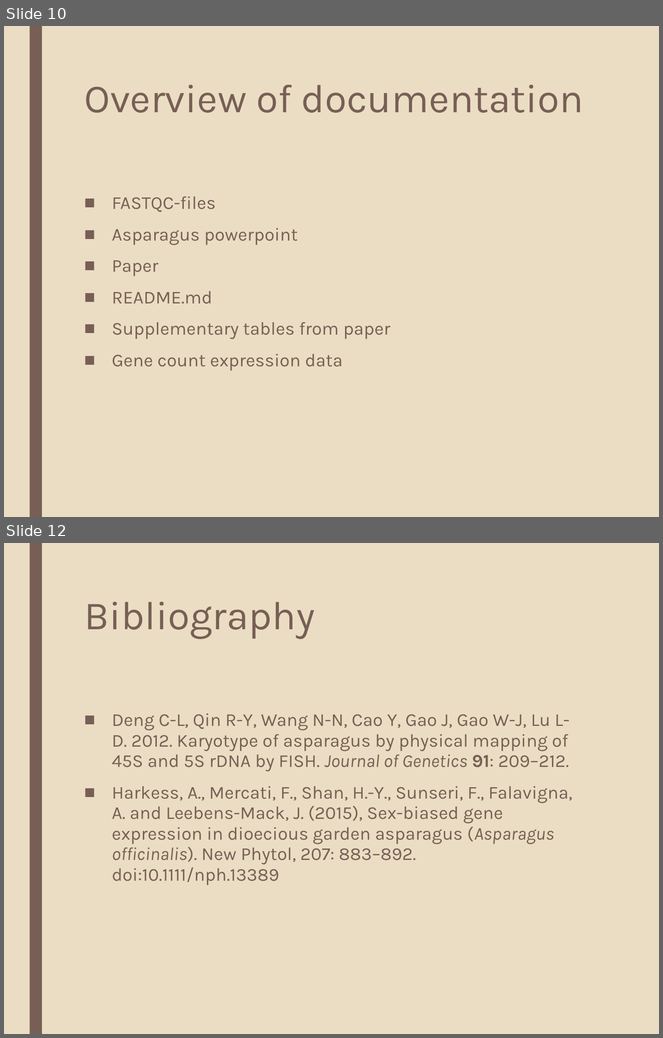
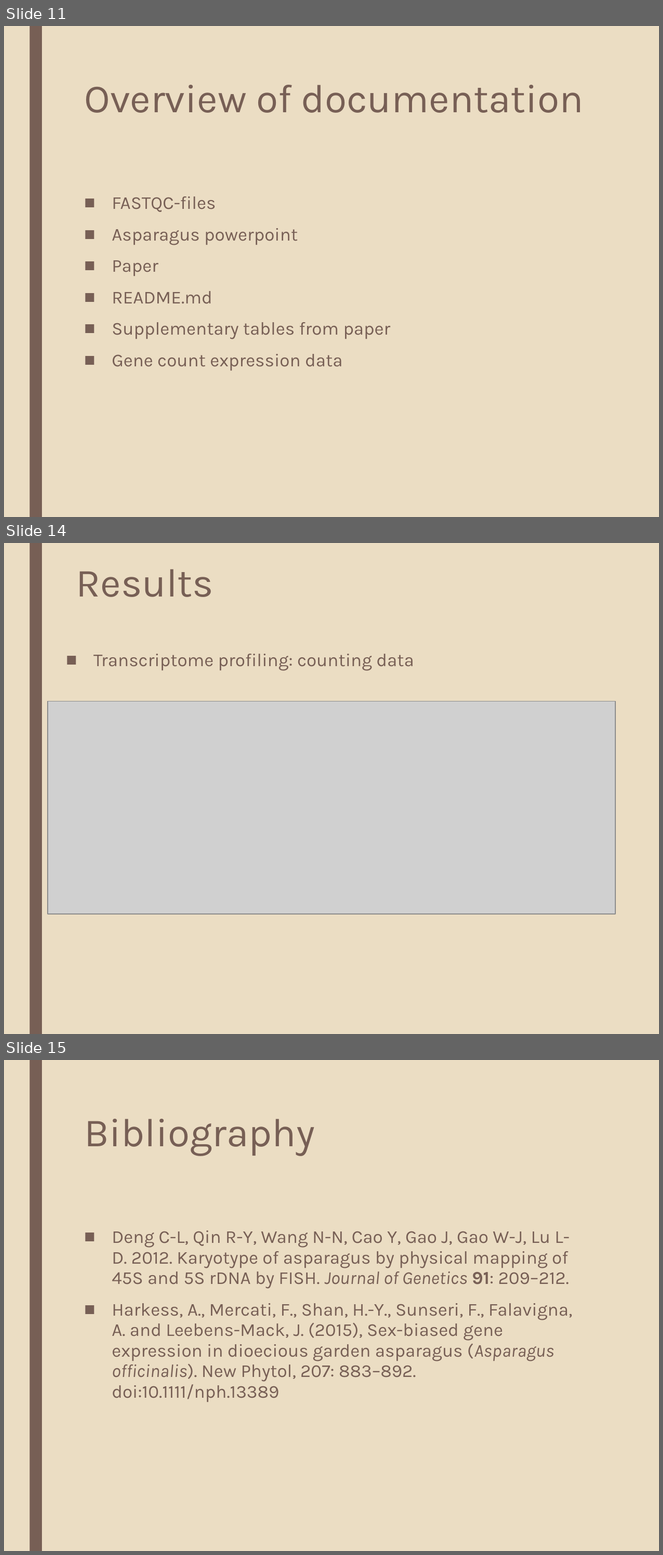
Before and after one commit to katholan/BCB546X-Spring2017_Valerin_final_project, a slide deck: asparagus.pptx. Shown one above the other, each under a label of ours: slides 10 and 12 before the commit, slides 11, 14 and 15 after it; the slides between them are not shown. The pictures are 663x1038 and 663x1555 pixels, drawn with LibreOffice and Linux fonts; fonts in the diff are those of the drawing; grey boxes stand for pictures. Boxes give left, top, right and bottom in pixels: in the first picture for what was removed or moved away, otherwise in the second. Text is boxed around its words. In the diff, an @@ line names an element or a change of style, - is before the commit and + after.

Commit message:
transcriptome profiling added

```diff
--- a/asparagus.pptx
+++ b/asparagus.pptx
@@ slide 14 added at bbox=[4, 543, 659, 1034], background #EBDDC3; not listed: 1 template element that a slide beside it also shows @@
@@ title added at bbox=[76, 569, 214, 597], 44 pt, text #775F55 @@
+Results
@@ text added at bbox=[93, 654, 414, 671], 20 pt, text #775F55 @@
+■ Transcriptome profiling: counting data
@@ picture added at bbox=[48, 702, 616, 914] @@
@@ what was slide 10 is now slide 11 @@
@@ what was slide 12 is now slide 15 @@
```
Also in this commit, not shown: 4 slides changed, 4 other slides added, 2 slides removed.
